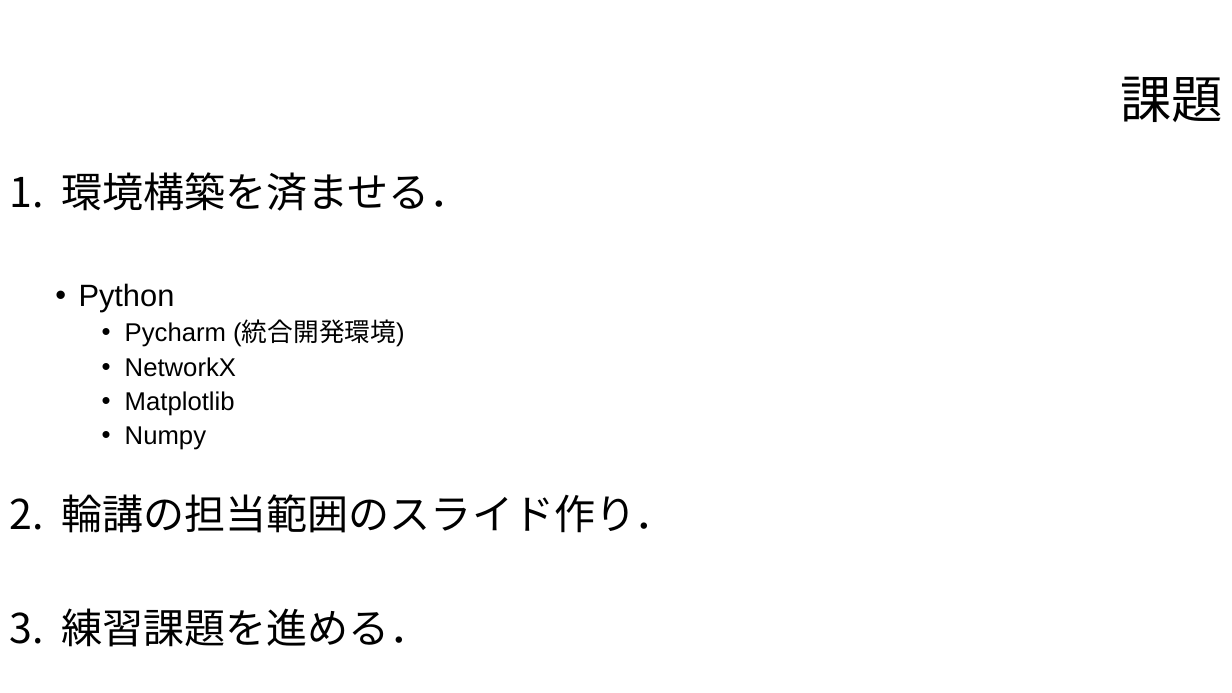
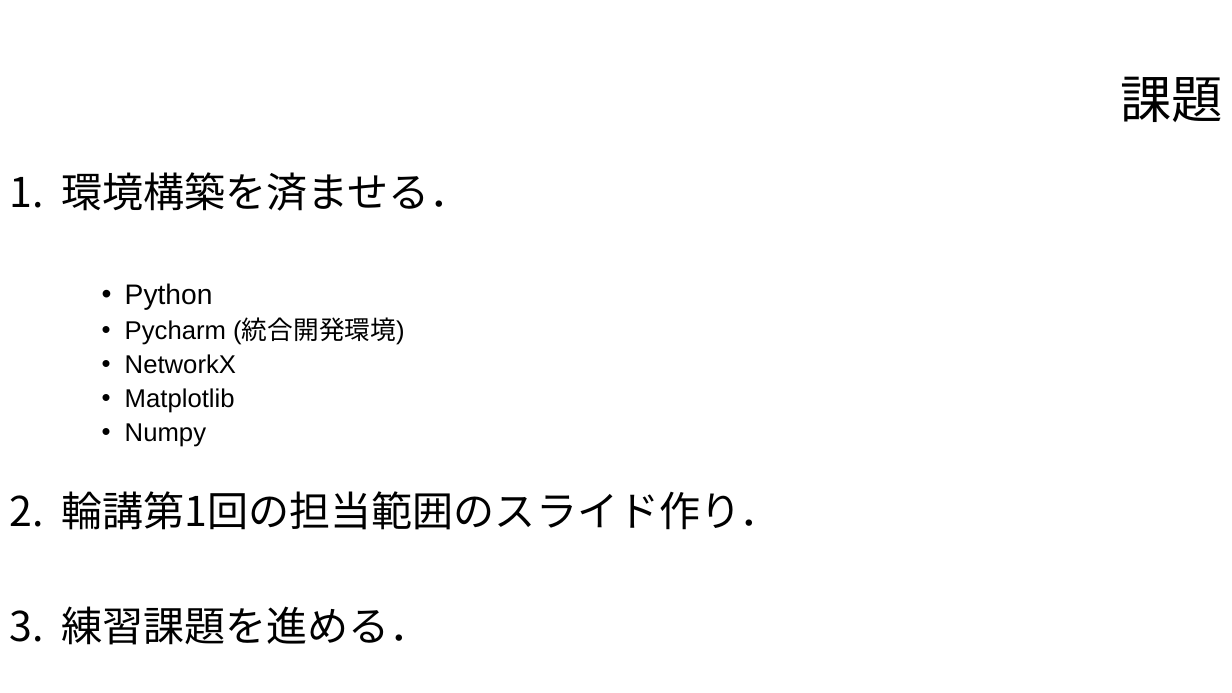
Before and after one commit to hiragaatsuya/trial_shudolab_2019, a slide deck: slide 13 of 第1回スライド.pptx. Drawn at 1232x693 pixels with LibreOffice and Linux fonts; fonts in the diff are those of the drawing; background and template pictures are left out. Boxes give left, top, right and bottom in pixels: in the first picture for what was removed or moved away, otherwise in the second. Text is boxed around its words. In the diff, an @@ line names an element or a change of style, - is before the commit and + after.

Commit message:
輪講担当決定

```diff
--- a/第1回スライド.pptx
+++ b/第1回スライド.pptx
@@ text at (x1=125, y1=283, x2=213, y2=310): size 24 to 22 pt in "Python"; list level 2 to 3 in "Python" @@
@@ text at (x1=61, y1=491, x2=781, y2=530): text changed @@
-2. 輪講の担当範囲のスライド作り．
+2. 輪講第1回の担当範囲のスライド作り．
```
